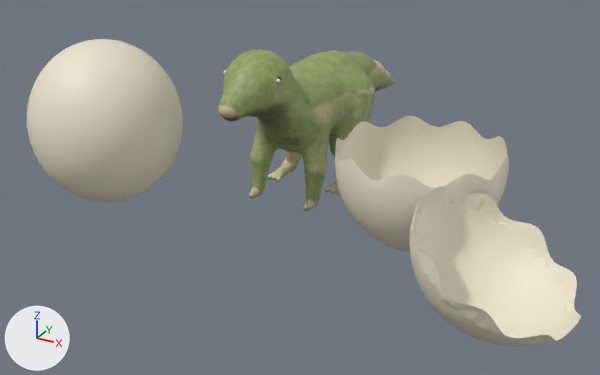
Before and after pictures for a commit that changed the glTF model bori_hatch.glb.
Rendered twice from a camera (50 mm lens) standing at (0.307, -0.575, 0.282) and looking at (0.015, -0.045, 0.017). Every picture has the same lights, and +X, +Y and +Z are marked at lower left. The older version comes first.

In view in the first picture: 'geometry_0'.
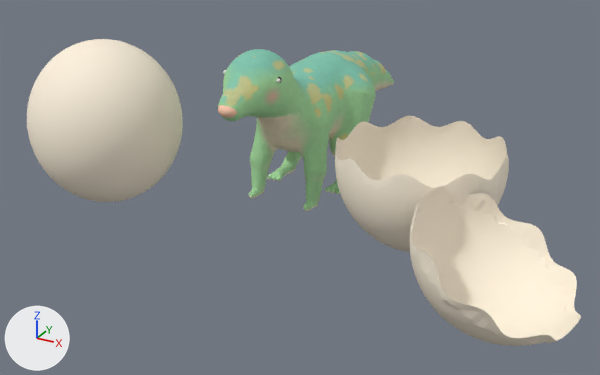
The change, as JSON lines over the scene's bpy script:
```json
{"op": "add", "block": "mat_material_0", "code": ["mat_material_0 = bpy.data.materials.new('Material_0')", "mat_material_0.use_nodes = True; mat_material_0.node_tree.nodes.clear()", "_N = mat_material_0.node_tree.nodes; _L = mat_material_0.node_tree.links", "n0 = _N.new('ShaderNodeBsdfPrincipled'); n0.name = 'Principled BSDF'", "n0.inputs[2].default_value = 0.75  # 'Roughness'", "n1 = _N.new('ShaderNodeOutputMaterial'); n1.name = 'Material Output'", "n2 = _N.new('ShaderNodeVertexColor'); n2.name = 'Color Attribute'", "_L.new(n0.outputs[0], n1.inputs[0])  # 'BSDF' to 'Surface'", "_L.new(n2.outputs[0], n0.inputs[0])  # 'Color' to 'Base Color'"]}
{"block": "me_geometry_0", "where": "me_geometry_0.from_pydata(...)  # 27776 vertices, 55156 faces; spans x -0.19..0.251, y -0.197..0.174, z 0.0..0.134"}
{"block": "me_geometry_0", "where": "# used by ob_geometry_0; location = (0.0, 0.0, 0.0)"}
{"block": "me_geometry_0", "change": "me_geometry_0 part 1: 1655 vertices moved within x -0.042..0.043, y -0.126..0.174, z 0.001..0.133; 12869 vertices removed from x -0.043..0.043, y -0.126..0.174, z 0.0..0.134; 12869 vertices added at x -0.043..0.043, y -0.126..0.173, z 0.0..0.134"}
{"block": "me_geometry_0", "change": "me_geometry_0 part 2: 11709 kept faces spanning x -0.19..0.251, y -0.197..0.172, z 0.0..0.132 get new vertex colours; the middle colour goes from pale yellow #ede5cf to pale yellow #fff3de"}
{"block": "me_geometry_0", "change": "me_geometry_0 part 3: 13265 faces spanning x -0.19..0.251, y -0.197..0.172, z 0.0..0.132 switch from mat_defaultmaterial to mat_material_0"}
```

Changed parts and their boxes [x1, y1, x2, y2] in the pictures (600 x 375 px; the box of a moved part takes in the faces that stretch with it):
```json
{"part": 1, "of": "me_geometry_0", "change": "moved or reshaped", "before": [218, 49, 394, 211], "after": [218, 49, 394, 211]}
{"part": 2, "of": "me_geometry_0", "change": "recoloured", "before": [27, 39, 581, 346], "after": [27, 39, 581, 346]}
{"part": 3, "of": "me_geometry_0", "change": "recoloured", "before": [27, 39, 581, 346], "after": [27, 39, 581, 346]}
```
